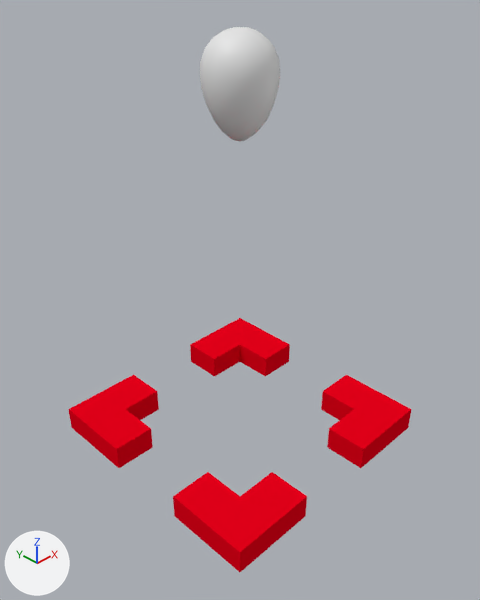
One commit to the Blender file battlefield.blend: the scene before it, then after it.
Camera for both pictures: a 50 mm lens placed at (-1.511, -1.511, 1.888), pointed at (-0.051, -0.05, 0.666). The axes (+X, +Y, +Z) are drawn at lower left. The lights are the same throughout.

The first picture shows 'cursor', 'markerActor'.
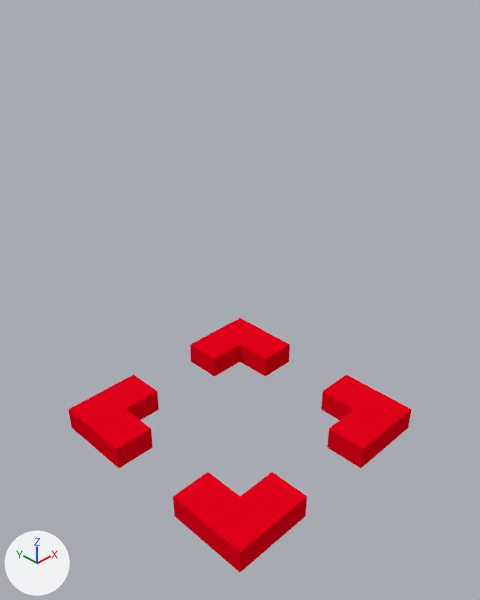
Scene script edits in JSON lines:
```json
{"op": "remove", "block": "ob_markeractor", "code": ["ob_markeractor = bpy.data.objects.new('markerActor', me_markeractor)", "ob_markeractor.location = (0.0, 0.0, 0.0)"]}
```

Location of each change, [x1, y1, x2, y2] in pixels of the pictures (480 x 600 px):
```json
{"object": "markerActor", "change": "deleted", "before": [200, 27, 280, 142]}
```
